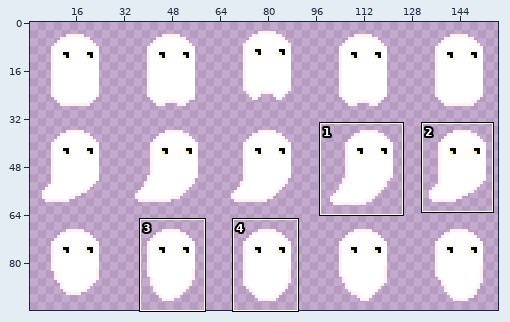
File history of a sprite sheet, Phantom Threads/data/ghost.png. The picture above shows the old version from afar; the outline marks the close-up.
Close-up. First the earlier version:
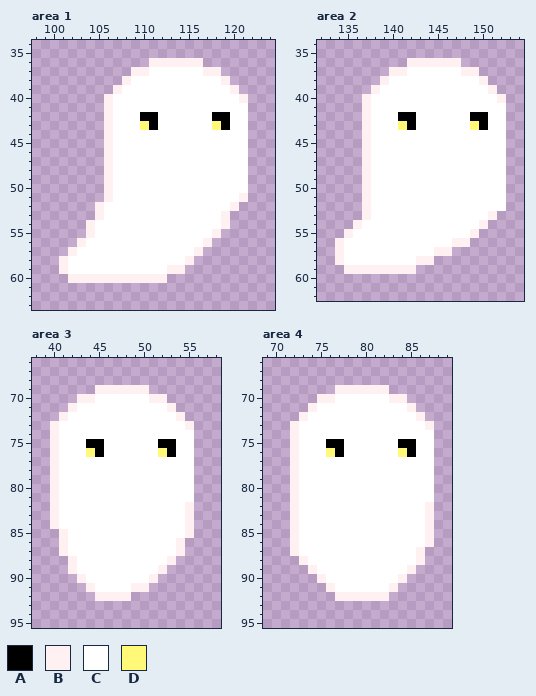
Shown: area 1: x 98..124, y 34..63; area 2: x 132..154, y 34..62; area 3: x 38..58, y 66..95; area 4: x 69..89, y 66..95. The wide view leaves out empty margins. The commit also changed other parts of the picture, which this record leaves out.
Palette (. is transparent): A #000000  B #fff1f1  C #ffffff  D #fff977
Now the later version:
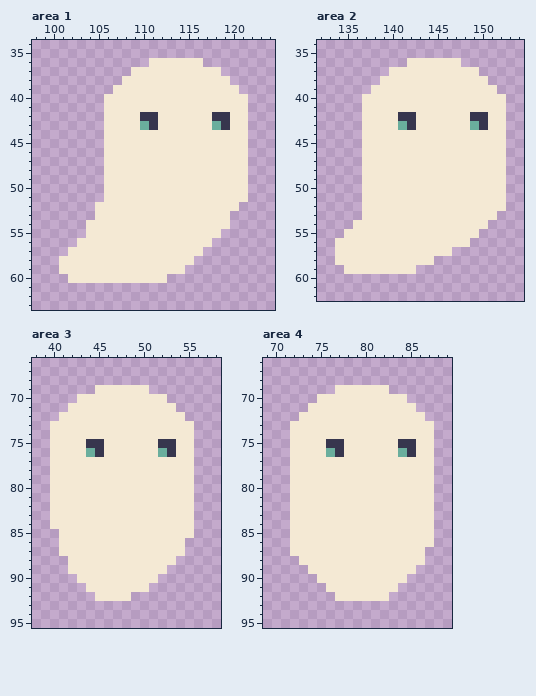
Difference:
file 160x96 -> 320x192 pixels (blocks of 1x1 -> 2x2; one block is one cell here)
colour A: #000000 -> #37364e
colour C: #ffffff -> #f4e9d4
colour D: #fff977 -> #6aae9d
Area 1:
y 36: x 111..116 BBBBBB -> CCCCCC
y 37: x 109..110 BB -> CC; x 117..118 BB -> CC
y 38: x 108 B -> C; x 119 B -> C
y 39: x 107 B -> C; x 120 B -> C
y 40: x 106 B -> C; x 121 B -> C
y 41..50: x 106 B -> C
y 51: x 106 B -> C; x 121 B -> C
y 52: x 105 B -> C; x 120 B -> C
y 53: x 105 B -> C; x 119 B -> C
y 54: x 104 B -> C; x 119 B -> C
y 55: x 104 B -> C; x 118 B -> C
y 56: x 103 B -> C; x 117 B -> C
y 57: x 102 B -> C; x 116 B -> C
y 58: x 101 B -> C; x 115 B -> C
y 59: x 101 B -> C; x 113..114 BB -> CC
y 60: x 102..112 BBBBBBBBBBB -> CCCCCCCCCCC
Area 2:
y 36: x 142..147 BBBBBB -> CCCCCC
y 37: x 140..141 BB -> CC; x 148..149 BB -> CC
y 38: x 139 B -> C; x 150 B -> C
y 39: x 138 B -> C; x 151 B -> C
y 40: x 137 B -> C; x 152 B -> C
y 41..52: x 137 B -> C
y 53: x 137 B -> C; x 151 B -> C
y 54: x 136 B -> C; x 150 B -> C
y 55: x 135 B -> C; x 149 B -> C
y 56: x 134 B -> C; x 147..148 BB -> CC
y 57: x 134 B -> C; x 145..146 BB -> CC
y 58: x 134 B -> C; x 143..144 BB -> CC
y 59: x 135..142 BBBBBBBB -> CCCCCCCC
Area 3:
y 69: x 45..50 BBBBBB -> CCCCCC
y 70: x 43..44 BB -> CC; x 51..52 BB -> CC
y 71: x 42 B -> C; x 53 B -> C
y 72: x 41 B -> C; x 54 B -> C
y 73: x 40 B -> C; x 55 B -> C
y 74..81: x 40 B -> C
y 82..84: x 40 B -> C; x 55 B -> C
y 85: x 41 B -> C; x 55 B -> C
y 86..87: x 41 B -> C; x 54 B -> C
y 88: x 42 B -> C; x 53 B -> C
y 89: x 42 B -> C; x 52 B -> C
y 90: x 43 B -> C; x 51 B -> C
y 91: x 44 B -> C; x 49..50 BB -> CC
y 92: x 45..48 BBBB -> CCCC
Area 4:
y 69: x 77..82 BBBBBB -> CCCCCC
y 70: x 75..76 BB -> CC; x 83..84 BB -> CC
y 71: x 74 B -> C; x 85 B -> C
y 72: x 73 B -> C; x 86 B -> C
y 73: x 72 B -> C; x 87 B -> C
y 74..81: x 72 B -> C
y 82..86: x 72 B -> C; x 87 B -> C
y 87: x 72 B -> C; x 86 B -> C
y 88: x 73 B -> C; x 86 B -> C
y 89: x 74 B -> C; x 85 B -> C
y 90: x 75 B -> C; x 84 B -> C
y 91: x 76 B -> C; x 83 B -> C
y 92: x 77..82 BBBBBB -> CCCCCC
Pixel boxes of the changes (left, top, right, bottom) in both close-ups:
changed: (59, 58, 248, 283)
changed: (335, 58, 506, 274)
changed: (50, 385, 194, 601)
changed: (290, 385, 434, 601)
